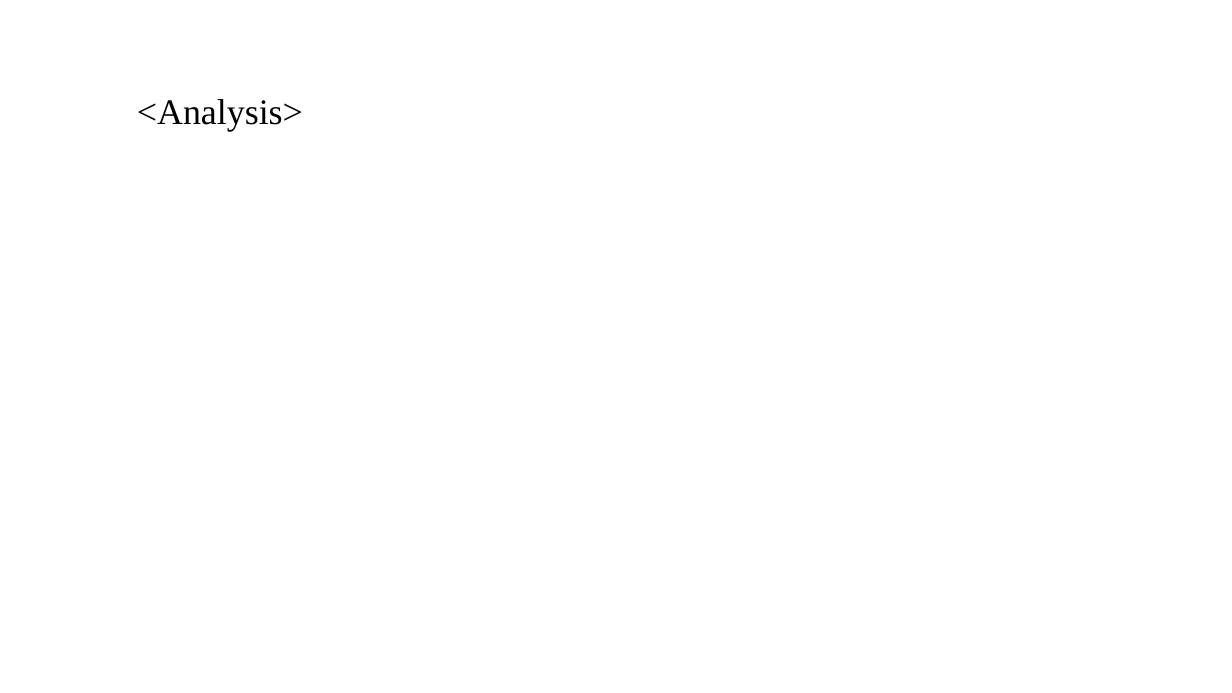
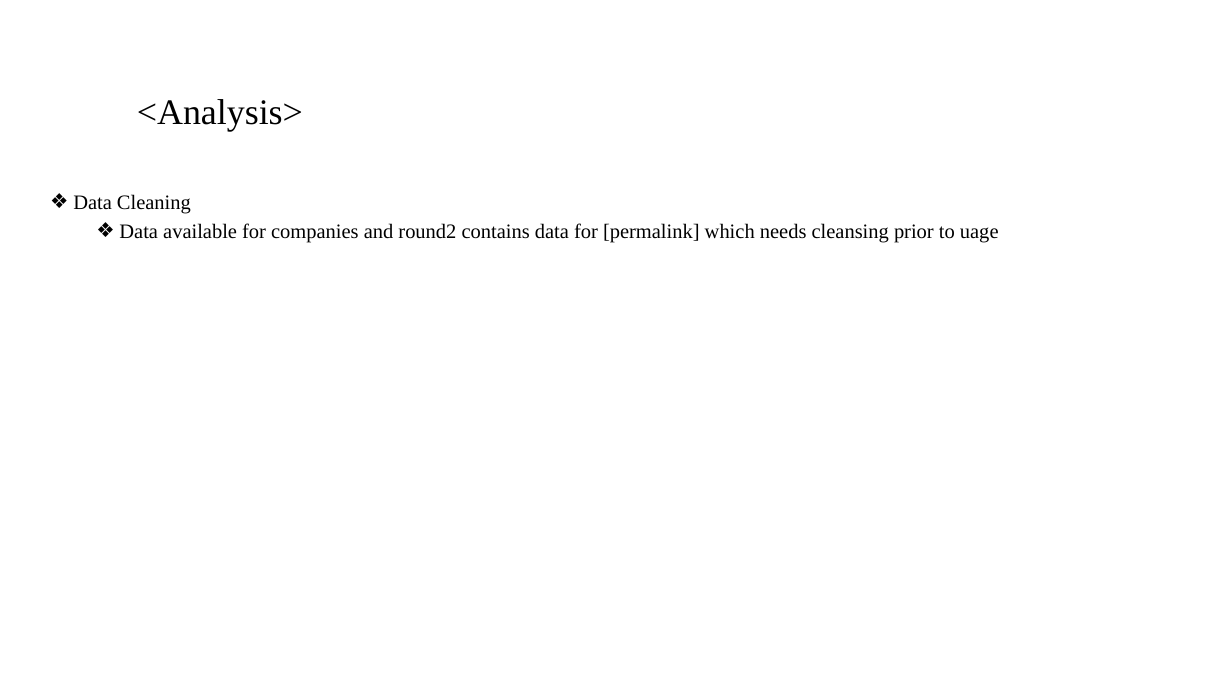
Before and after one commit to hsatam/AI_ML, a slide deck: slide 4 of Spark Funds Presentation.pptx. Drawn at 1232x693 pixels with LibreOffice and Linux fonts; fonts in the diff are those of the drawing; background and template pictures are left out. Boxes give left, top, right and bottom in pixels: in the first picture for what was removed or moved away, otherwise in the second. Text is boxed around its words. In the diff, an @@ line names an element or a change of style, - is before the commit and + after.

Commit message:
updated XL and ppt

```diff
--- a/Spark Funds Presentation.pptx
+++ b/Spark Funds Presentation.pptx
@@ text added at (73,194,999,243), 16 pt, text #000000 @@
+❖ Data Cleaning
+  ❖ Data available for companies and round2 contains data for [permalink] which needs cleansing prior to uage
```
Also in this commit, not shown: 6 other slides changed, 3 other files.
